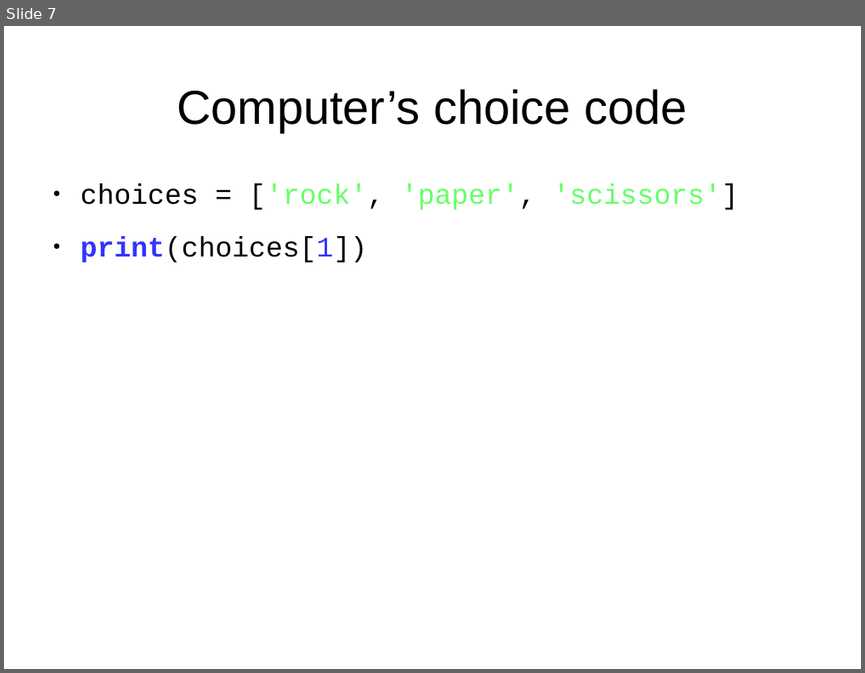
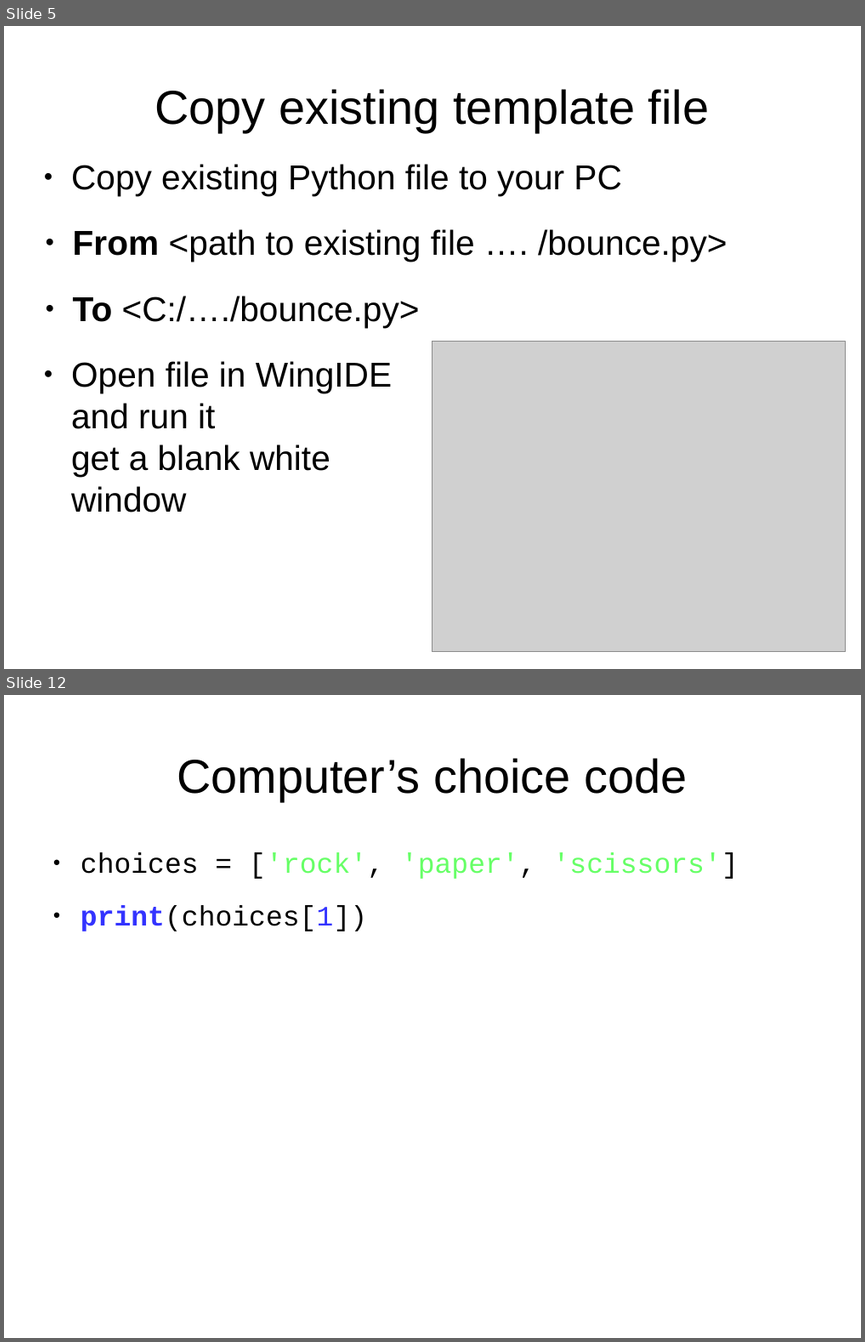
Before and after one commit to timzhood/python-rock, a slide deck: docs/bouncing_rectangle.odp. Shown one above the other, each under a label of ours: slide 7 before the commit, slides 5 and 12 after it; the slides between them are not shown. The pictures are 865x673 and 865x1342 pixels, drawn with LibreOffice and Linux fonts; fonts in the diff are those of the drawing; grey boxes stand for pictures. Boxes give left, top, right and bottom in pixels: in the first picture for what was removed or moved away, otherwise in the second. Text is boxed around its words. In the diff, an @@ line names an element or a change of style, - is before the commit and + after.

```diff
--- a/docs/bouncing_rectangle.odp
+++ b/docs/bouncing_rectangle.odp
@@ slide 5 added at (x1=4, y1=26, x2=861, y2=669), background #FFFFFF @@
@@ text added at (x1=155, y1=89, x2=709, y2=132), 44 pt, text #000000 @@
+Copy existing template file
@@ text added at (x1=71, y1=164, x2=726, y2=512), 32 pt, text #000000 @@
+● Copy existing Python file to your PC
+● From <path to existing file …. /bounce.py>
+● To <C:/…./bounce.py>
+● Open file in WingIDE
+  and run it
+  get a blank white
+  window
@@ picture added at (x1=432, y1=341, x2=846, y2=652) @@
@@ what was slide 7 is now slide 12 @@
```
Also in this commit, not shown: 2 slides changed, 5 other slides added, 1 slide removed, 1 other file.
